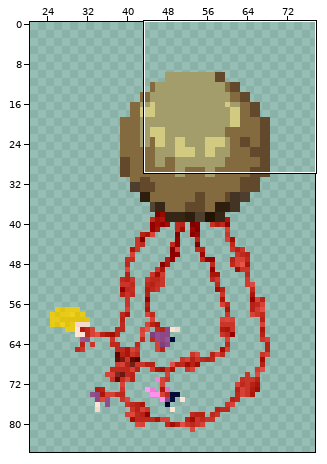
One commit to this sprite sheet: FarmNer/Assets/Textures/nastyEatingDaughter.png. The picture above shows the old version from afar; the outline marks the close-up.
Close-up. The starting point:
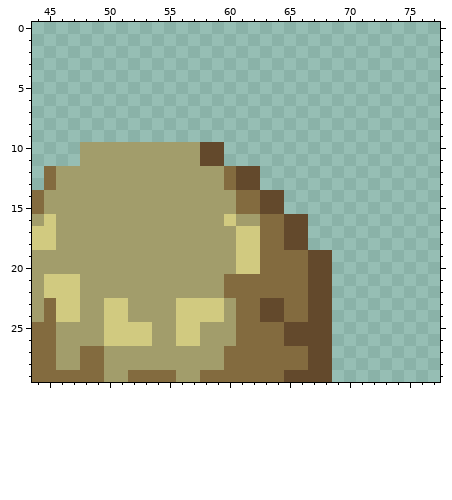
The file is 100x100 pixels. Colours within 5 levels of each other are drawn and written as one. Shown: x 44..77, y 0..29. The wide view leaves out empty margins.
Once edited:
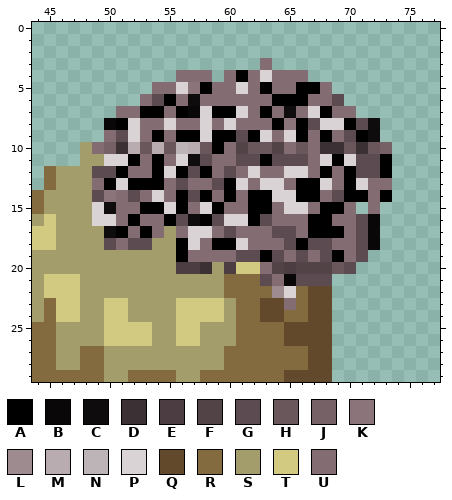
Palette (. is transparent): A #000000  B #090708  C #0f0c0d  D #3b3033  E #4b3d41  F #524347  G #5c4b50  H #6a575c  J #766167  K #8b757b  L #9e8b90  M #b9acb0  N #bcb4b6  P #dad3d5  Q #63492c  R #836b3f  S #a29d6b  T #d1ca80  U #846c73
The exact change:
Changed rows in their new state; - is an unchanged pixel.
first column x 49:
 3 --------------U----------
 4 -------UUU-UAUPUUU-------
 5 -----UUPKAUUPUAUUAAU-----
 6 ----UGAUCUUUUUUAAAUUG----
 7 --UUAAUABPAAPUAUCUPAUU---
 8 -BAPUUPUUPUPUUUAKAGPPAGC-
 9 -UGPUAUAAPAAGAPUPAUAUGAC-
10 UJDMHMHNMHAUFHHFUHUDDHDHJ
11 -PPAUAUPCGUUGGAGGGUPAPGGA
12 GGAUUAPAGAUGUPUUPPUAUAGGA
13 UAPAAAUGUUGAPUPPUAAPUAPUU
14 GKUGUPUAGAUAUAAPPAAUGAAUA
15 PCUUAAPAUPAUUAAUPPUAAU-U-
16 PPUAUUAGCAGPPAGUUUAAUUGB-
17 -CAUAU-UPPUGUUUGGUAAAUGB-
18 -GUGG--APUAAPUUUGAGGUUGB-
19 -------AUUUUGGAGUGUGAUG--
20 -------EED-E--UFEFFFHG---
21 --------------GUBGGG-----
22 ---------------LP--------
23 ----------------U--------
Pixel boxes of the changes (left, top, right, bottom) in both close-ups:
changed: (92, 58, 392, 310)
